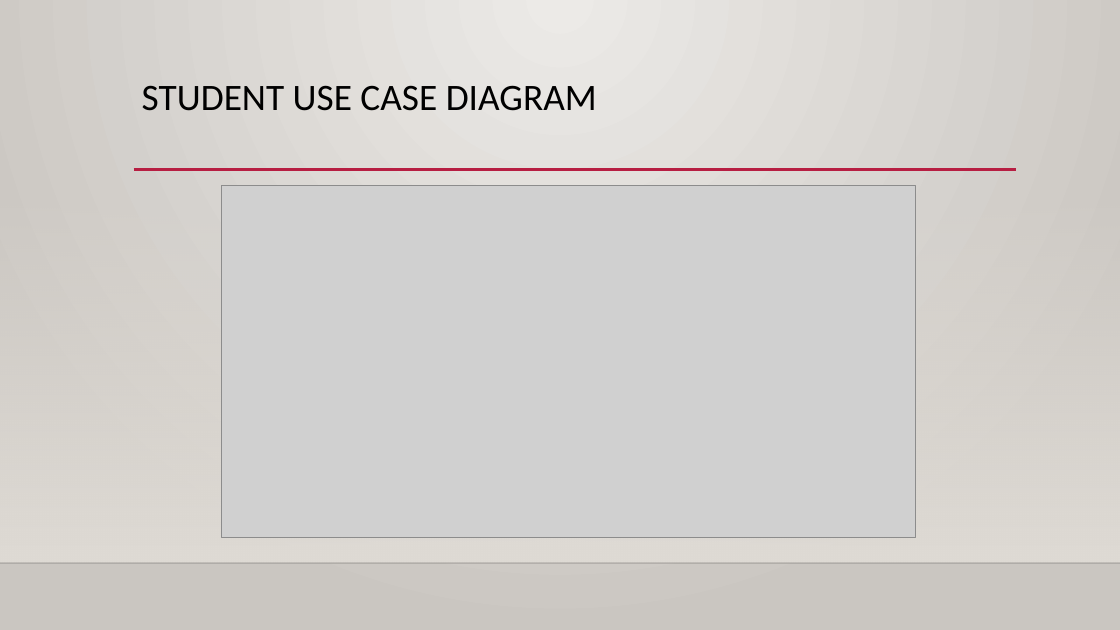
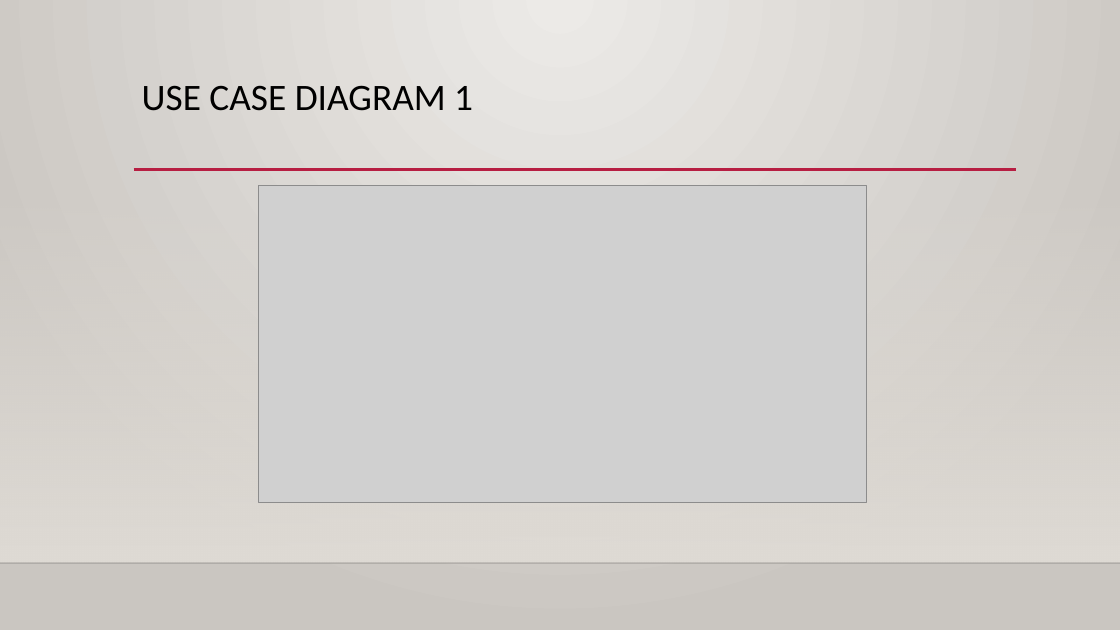
Before and after one commit to StewartSteven/Attend-In, a slide deck: slide 14 of Attend-in_Sprint1.pptx (slide 15 before the commit). Drawn at 1120x630 pixels with LibreOffice and Linux fonts; fonts in the diff are those of the drawing; grey boxes stand for pictures; background and template pictures are left out. Boxes give left, top, right and bottom in pixels: in the first picture for what was removed or moved away, otherwise in the second. Text is boxed around its words. In the diff, an @@ line names an element or a change of style, - is before the commit and + after.

```diff
--- a/Attend-in_Sprint1.pptx
+++ b/Attend-in_Sprint1.pptx
@@ title at box(142, 85, 473, 111): text changed @@
-STUDENT USE CASE DIAGRAM
+USE CASE DIAGRAM 1
@@ picture: place and size @@
-picture at box(221, 185, 916, 538)
+picture at box(258, 185, 866, 502)
```
Also in this commit, not shown: 4 other slides changed.
